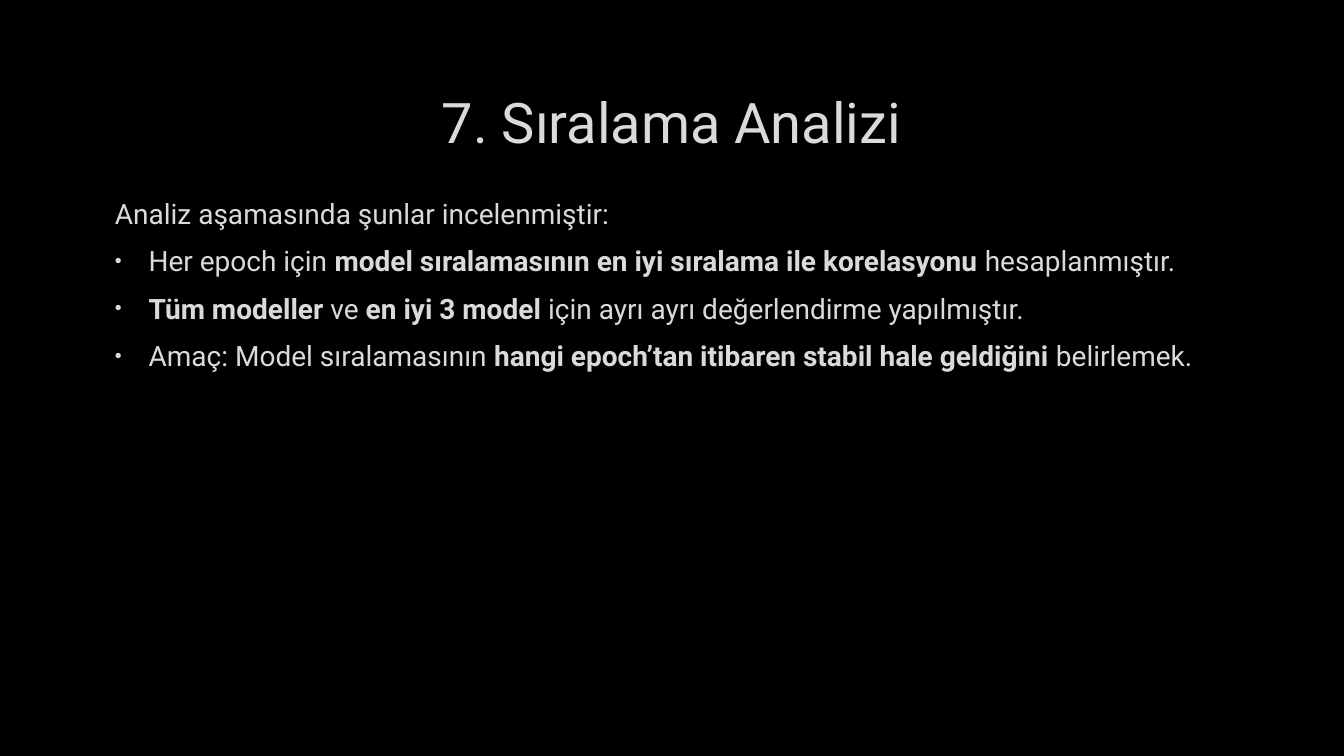
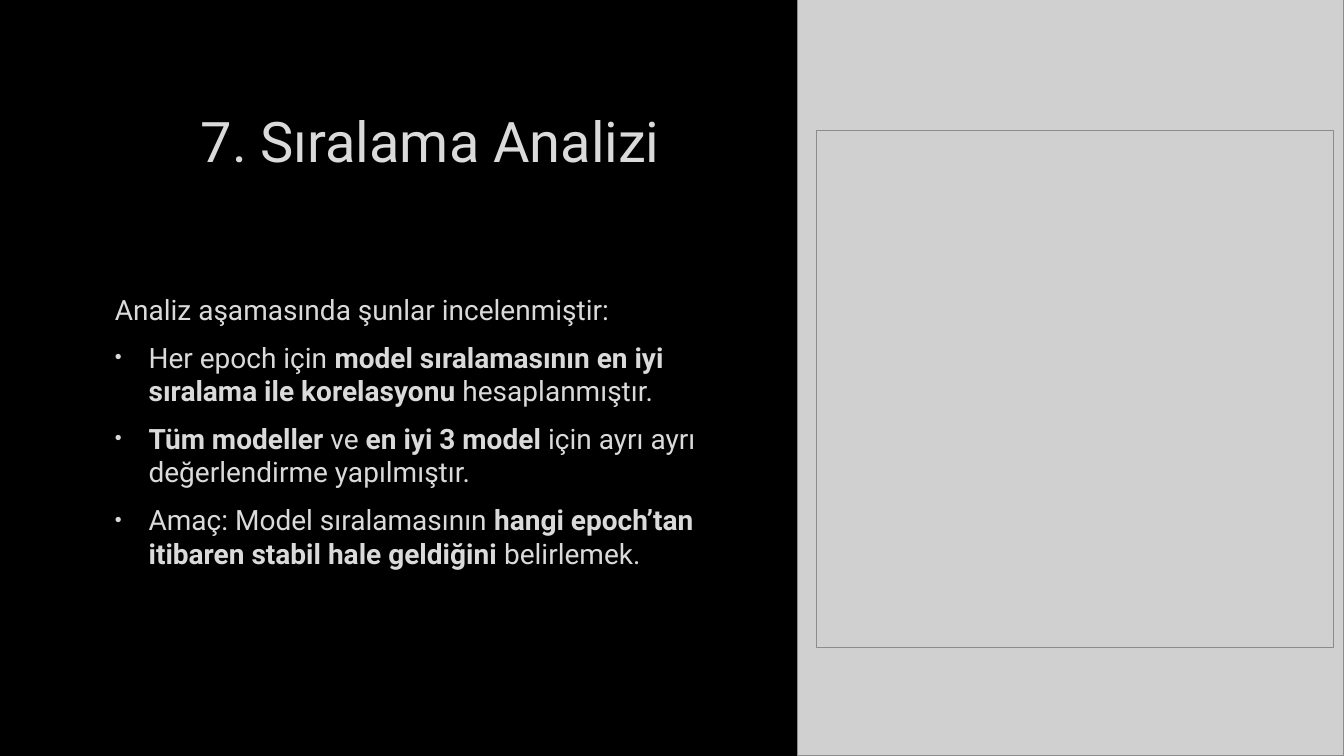
Before and after one commit to emirhanaydin60/FastCNN, a slide deck: slide 8 of other/sunum.pptx. Drawn at 1344x756 pixels with LibreOffice and Linux fonts; fonts in the diff are those of the drawing; grey boxes stand for pictures; background and template pictures are left out. Boxes give left, top, right and bottom in pixels: in the first picture for what was removed or moved away, otherwise in the second. Text is boxed around its words. In the diff, an @@ line names an element or a change of style, - is before the commit and + after.

```diff
--- a/other/sunum.pptx
+++ b/other/sunum.pptx
@@ picture added at box(798, 0, 1344, 756) @@
@@ title "7. Sıralama Analizi": place and size @@
-title "7. Sıralama Analizi" at box(442, 101, 900, 144)
+title "7. Sıralama Analizi" at box(201, 120, 659, 163)
@@ picture added at box(817, 130, 1334, 647) @@
@@ text "Analiz aşamasında şunlar incelenmiştir:": place and size @@
-text "Analiz aşamasında şunlar incelenmiştir:" at box(115, 203, 1192, 372)
+text "Analiz aşamasında şunlar incelenmiştir:" at box(115, 299, 696, 570)
@@ text "Analiz aşamasında şunlar incelenmiştir:" at box(115, 299, 696, 570): vertical alignment top to middle @@
```
Also in this commit, not shown: 4 other slides changed, 1 slide added, 14 other files.
